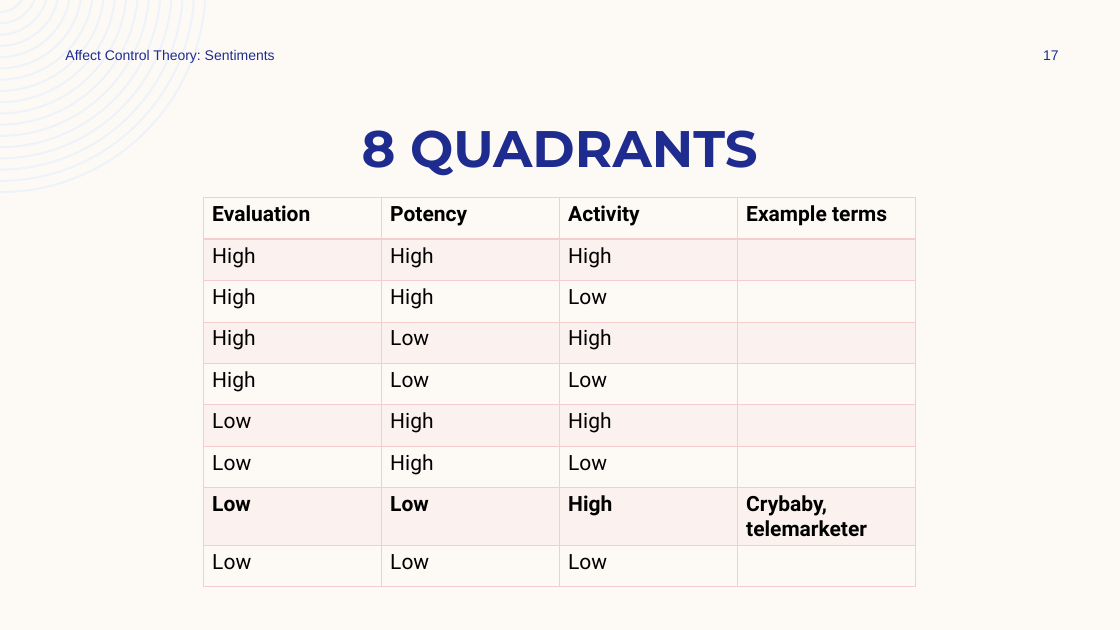
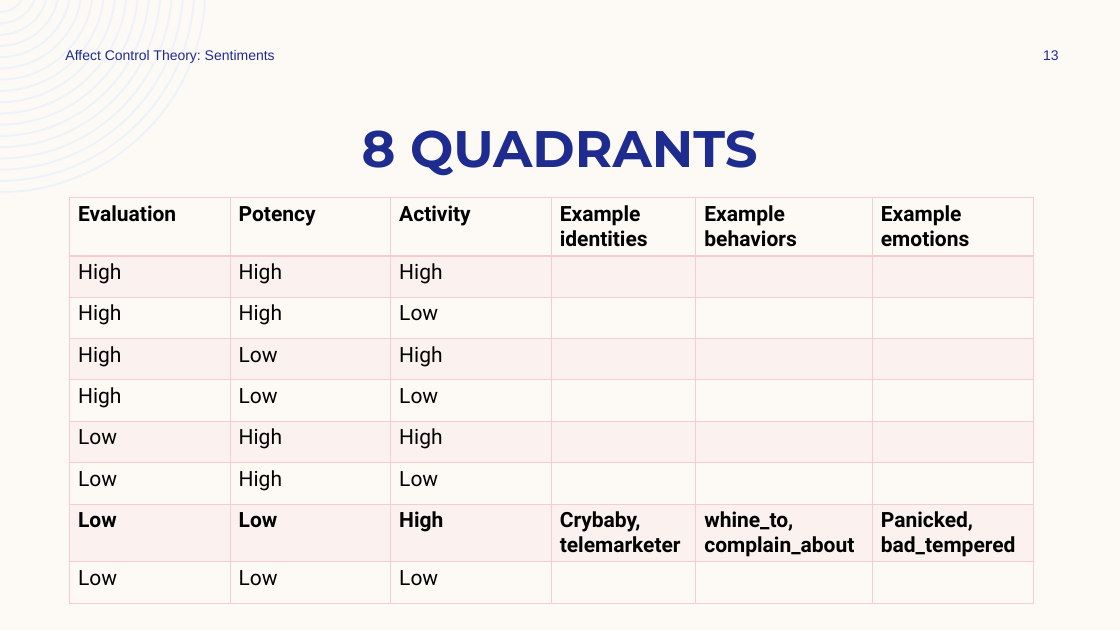
Before and after one commit to ekmaloney/soc490s, a slide deck: slide 13 of slides/jan_26.pptx (slide 17 before the commit). Drawn at 1120x630 pixels with LibreOffice and Linux fonts; fonts in the diff are those of the drawing. Boxes give left, top, right and bottom in pixels: in the first picture for what was removed or moved away, otherwise in the second. Text is boxed around its words. In the diff, an @@ line names an element or a change of style, - is before the commit and + after.

```diff
--- a/slides/jan_26.pptx
+++ b/slides/jan_26.pptx
@@ page number at [1043,50,1059,60]: text changed @@
-17
+13
@@ table at [70,198,1033,606] @@
-column 4: Example terms |  |  |  |  |  |  | Crybaby, telemarketer | 
+column 4: Example identities |  |  |  |  |  |  | Crybaby, telemarketer | 
+column 5: Example behaviors |  |  |  |  |  |  | whine_to, complain_about | 
+column 6: Example emotions |  |  |  |  |  |  | Panicked, bad_tempered | 
@@ table: place and size @@
-table at [204,198,917,588]
+table at [70,198,1033,606]
```
Also in this commit, not shown: 10 other slides changed, 29 slides added, 23 slides removed, 14 other files.
